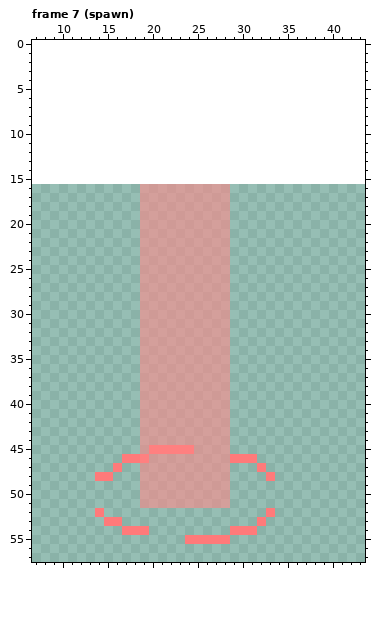
A pixel-art file gets an edit: scenes/enemy_spawner/enemy_spawner.aseprite. The picture above is the old version.
48x48 pixels, 9 frames. Colours within 5 levels of each other are drawn and written as one. Shown: frame 7 (spawn): x 7..43, y 0..57. The old version is drawn lined up with the new one, on the new canvas. The commit also changed other frames, which this record leaves out.
Now the later version:
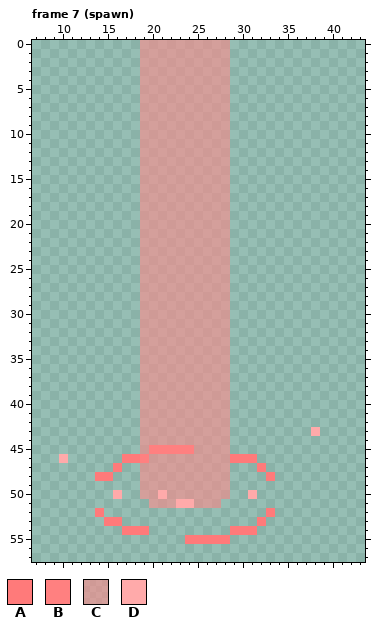
Palette (. is transparent): A #ff7a7a  B #ff8080  C #ff898997  D #ffaaaa
Difference:
canvas 48x48 -> 48x64, the old top-left corner now at 0,16
Changed rows in their new state; - is an unchanged pixel.
Frame 7 (spawn):
first column x 19:
 0 CCCCCCCCCC
 1 CCCCCCCCCC
 2 CCCCCCCCCC
 3 CCCCCCCCCC
 4 CCCCCCCCCC
 5 CCCCCCCCCC
 6 CCCCCCCCCC
 7 CCCCCCCCCC
 8 CCCCCCCCCC
 9 CCCCCCCCCC
10 CCCCCCCCCC
11 CCCCCCCCCC
12 CCCCCCCCCC
13 CCCCCCCCCC
14 CCCCCCCCCC
15 CCCCCCCCCC
first column x 10:
43 ----------------------------D
46 D----------------------------
first column x 16:
50 D----D---------D
51 ---.---DD---.---
Where, in picture pixels (left, top, right, bottom), the same in both pictures:
added: (140, 40, 230, 184)
added: (311, 427, 320, 436)
added: (59, 454, 68, 463)
changed: (113, 490, 194, 508)
changed: (221, 490, 257, 508)
